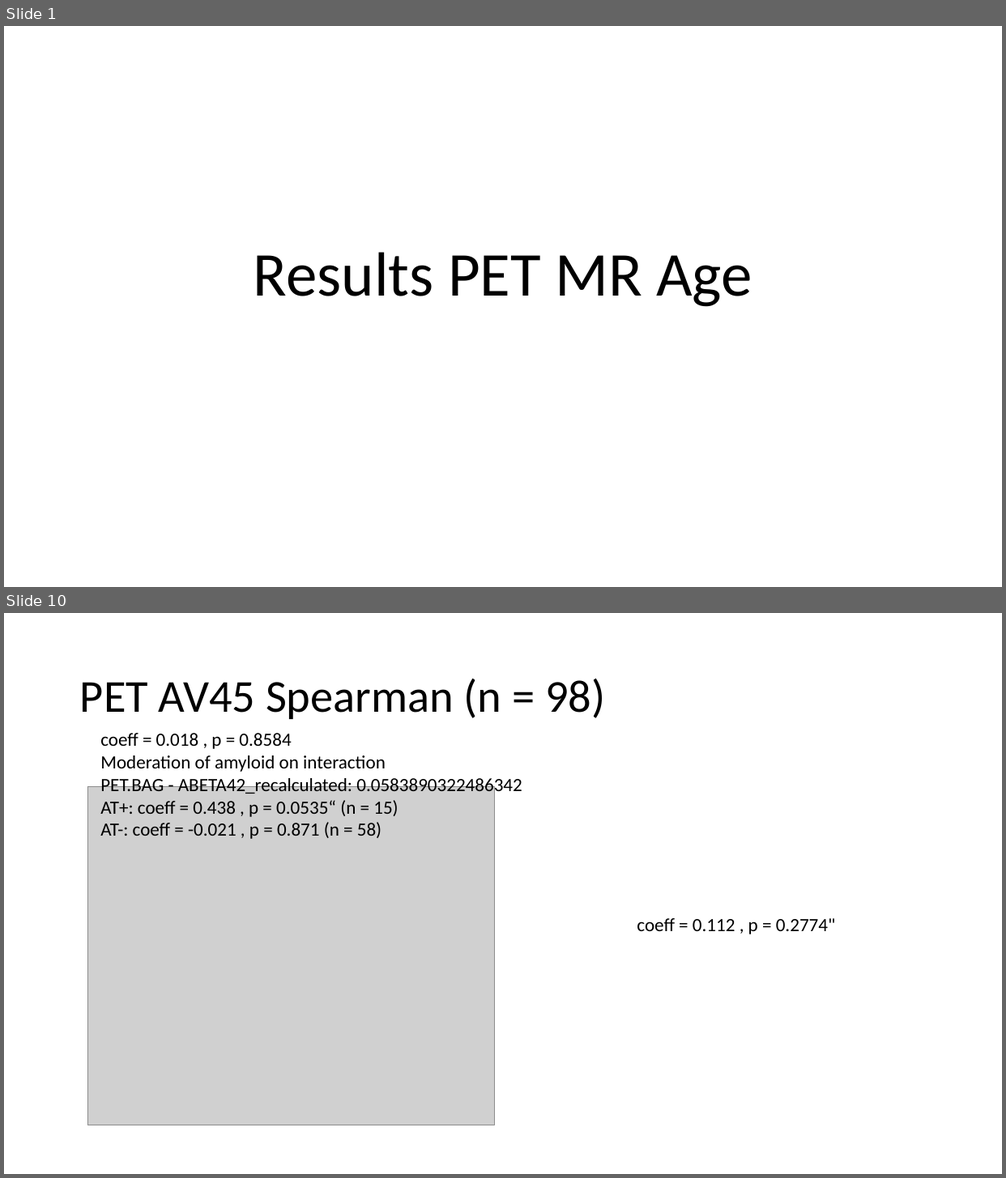
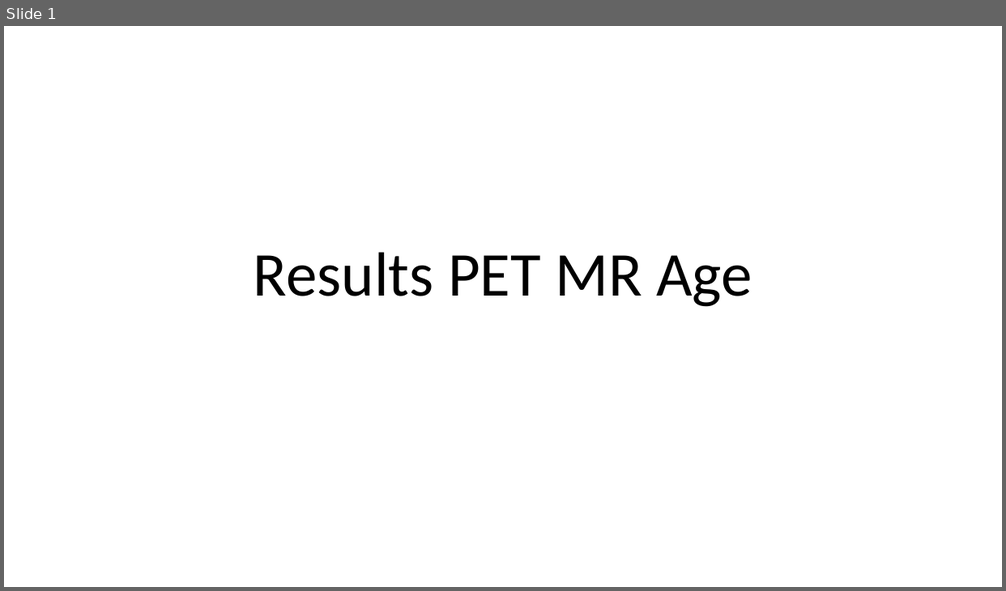
Before and after one commit to elenadoe/Brain_Age_PET_MRI, a slide deck: results/Results PET MR Age.pptx. Shown one above the other, each under a label of ours: slides 1 and 10 before the commit, slide 1 after it; the slides between them are not shown. The pictures are 1006x1178 and 1006x591 pixels, drawn with LibreOffice and Linux fonts; fonts in the diff are those of the drawing; grey boxes stand for pictures. Boxes give left, top, right and bottom in pixels: in the first picture for what was removed or moved away, otherwise in the second. Text is boxed around its words. In the diff, an @@ line names an element or a change of style, - is before the commit and + after.

```diff
--- a/results/Results PET MR Age.pptx
+++ b/results/Results PET MR Age.pptx
@@ slide 10 removed at (4,613,1002,1174), background #FFFFFF @@
@@ title removed at (80,679,605,719) @@
-PET AV45 Spearman (n = 98)
@@ text removed at (100,733,522,839) @@
-coeff = 0.018 , p = 0.8584
-Moderation of amyloid on interaction
-PET.BAG - ABETA42_recalculated: 0.0583890322486342
-AT+: coeff = 0.438 , p = 0.0535“ (n = 15)
-AT-: coeff = -0.021 , p = 0.871 (n = 58)
@@ picture removed at (88,786,494,1125) @@
@@ text removed at (637,918,836,935) @@
-coeff = 0.112 , p = 0.2774"
```
Also in this commit, not shown: 3 slides changed, 9 slides added, 22 other slides removed.
